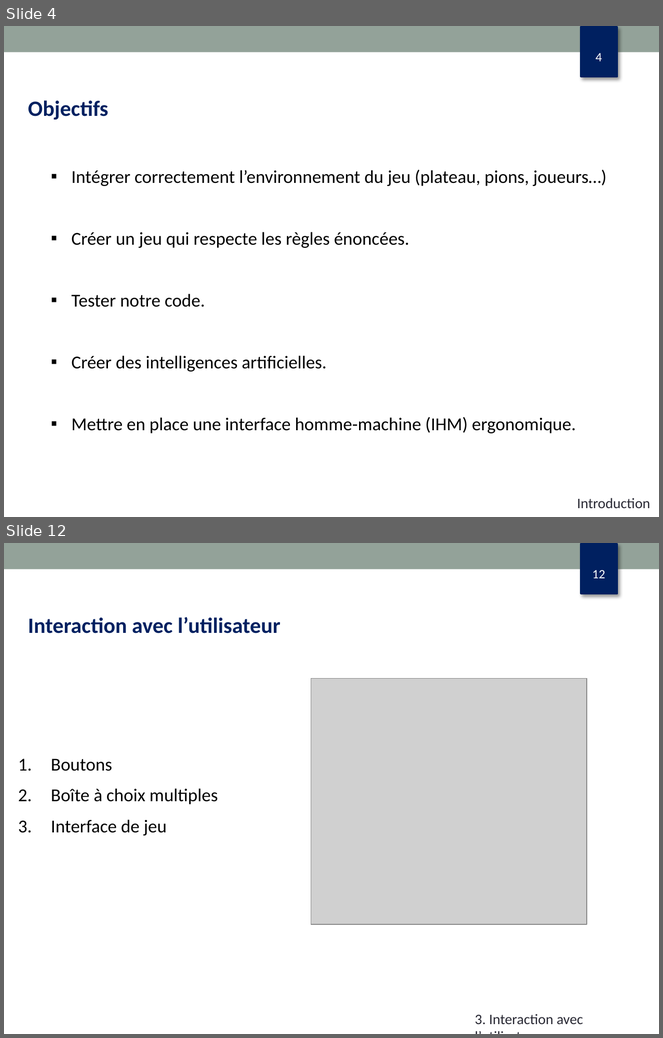
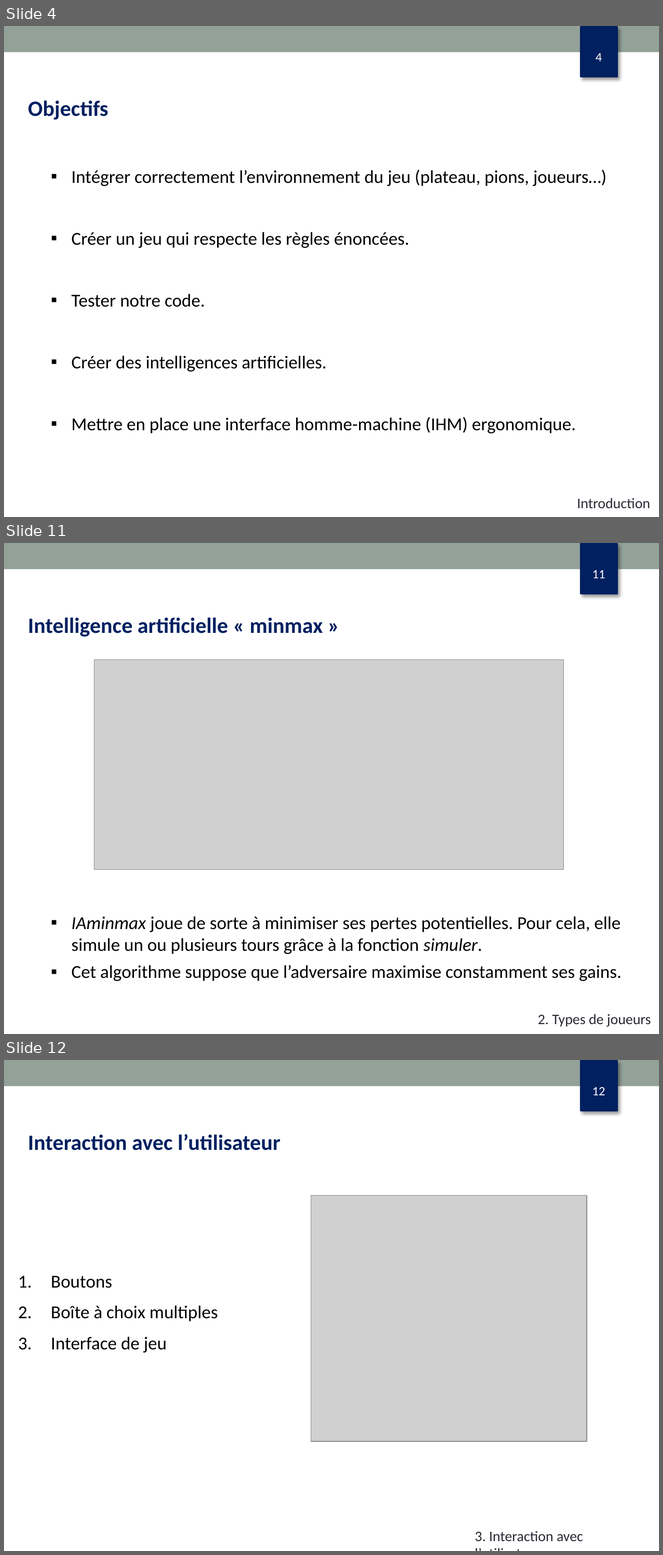
Before and after one commit to dupondth/othello, a slide deck: diapo_oral.pptx. Shown one above the other, each under a label of ours: slides 4 and 12 before the commit, slides 4, 11 and 12 after it; the slides between them are not shown. The pictures are 663x1038 and 663x1555 pixels, drawn with LibreOffice and Linux fonts; fonts in the diff are those of the drawing; grey boxes stand for pictures. Boxes give left, top, right and bottom in pixels: in the first picture for what was removed or moved away, otherwise in the second. Text is boxed around its words. In the diff, an @@ line names an element or a change of style, - is before the commit and + after.

```diff
--- a/diapo_oral.pptx
+++ b/diapo_oral.pptx
@@ slide 11 added at box(4, 543, 659, 1034), background #FFFFFF; not listed: 3 template elements that a slide beside it also shows @@
@@ text added at box(28, 617, 622, 981), 20 pt, text #000000 @@
+Intelligence artificielle « minmax »
+  ▪ IAminmax joue de sorte à minimiser ses pertes potentielles. Pour cela, elle simule un ou plusieurs tours grâce à la fonction simuler.
+  ▪ Cet algorithme suppose que l’adversaire maximise constamment ses gains.
@@ picture added at box(94, 659, 564, 870) @@
@@ text added at box(538, 1014, 651, 1027), 16 pt, text #292934 @@
+2. Types de joueurs
```
Also in this commit, not shown: 7 slides changed, 1 slide removed.
